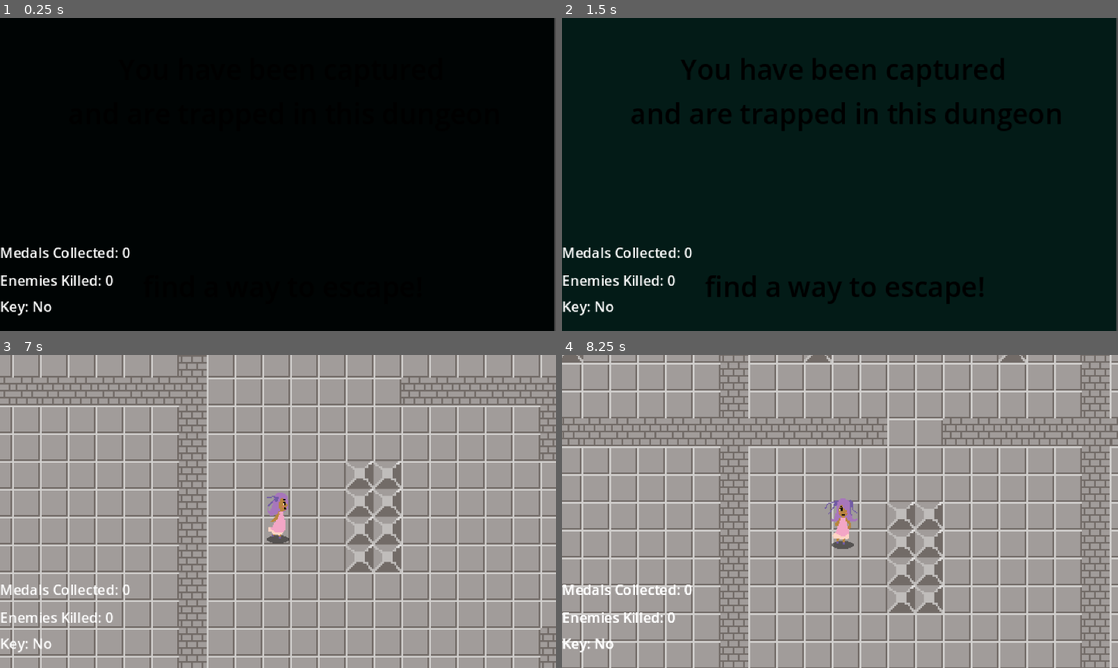
Above: before the commit, frames 1-4 (two rows, left to right).
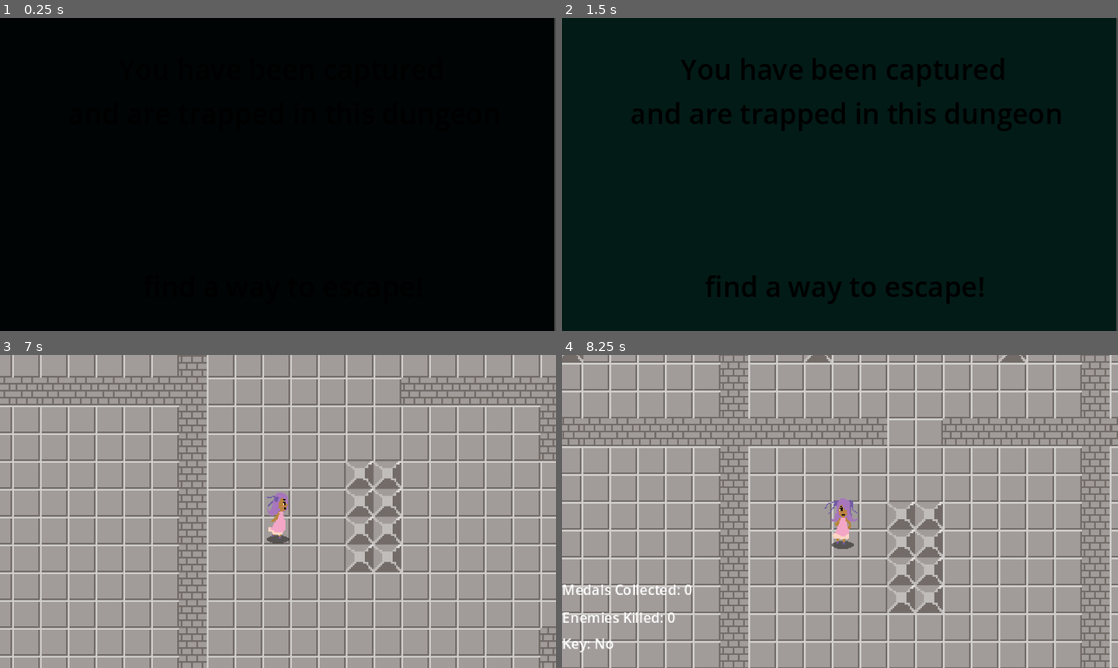
Above: after the commit, the same moments.

Repository: solar-xenon/Zelda-Group-Project
Game: Godot game, scene res://Scenes/intro_cutscene.tscn
The game is run twice, just before and just after one commit, with the same random seed, the same clock (stepped at 60 frames per second) and the same inputs.
Inputs:
- Up to frame 1 (0.25 s): no input
- Up to frame 2 (1.5 s): tap Enter at 0.5 s; hold D (move_right) 0.53-1.28 s; tap J (attack) at 0.6, 1.35 s; tap Space at 1.25 s; hold S (move_down) from 1.28 s (still down)
- Up to frame 3 (7 s): tap Enter at 2, 3.5 s; release S (move_down) at 2.03 s; hold D (move_right) 2.03-2.78 s; tap J (attack) every 0.75 s from 2.1 to 6.6 s; tap Space at 2.75, 4.25 s; hold W (move_up) 2.78-3.53 s; hold A (move_left) 3.53-5.03 s; hold S (move_down) 5.03-5.78 s; hold D (move_right) 5.78-6.53 s; hold W (move_up) from 6.53 s (still down)
- Up to frame 4 (8.25 s): release W (move_up) at 7.28 s; hold D (move_right) 7.28-8.03 s; tap J (attack) at 7.35, 8.1 s; hold S (move_down) from 8.03 s (still down)

The runs differ from the first frame. In frame 1, 0.9% of the frame differs, in the area x 0-24%, y 73-96%; in frame 2, 0.9%; in frame 3, 0.8%; in frame 4, less than 0.1%.

Commit message:
completed transitions/endings. added stairs logic

Diff:
--- a/Scenes/final_door.tscn
+++ b/Scenes/final_door.tscn
@@ -1,11 +1,13 @@
-[gd_scene load_steps=3 format=3 uid="uid://bumyheslt3te6"]
+[gd_scene load_steps=4 format=3 uid="uid://bumyheslt3te6"]
 
+[ext_resource type="Script" uid="uid://cyrdutr7psb0y" path="res://Scripts/final_door.gd" id="1_kdeou"]
 [ext_resource type="Texture2D" uid="uid://d2h61shvw2j5s" path="res://Assets/Final Door.png" id="1_sely0"]
 
 [sub_resource type="RectangleShape2D" id="RectangleShape2D_kdeou"]
 size = Vector2(18, 24)
 
 [node name="FinalDoor" type="Area2D"]
+script = ExtResource("1_kdeou")
 
 [node name="Sprite2D" type="Sprite2D" parent="."]
 texture = ExtResource("1_sely0")
--- a/Scenes/level_2.tscn
+++ b/Scenes/level_2.tscn
@@ -46,7 +46,7 @@
 stretch_mode = 1
 
 [node name="Player" parent="." instance=ExtResource("2_v36qu")]
-position = Vector2(144, 1163)
+position = Vector2(334, 1129)
 
 [node name="Layout" type="Node" parent="."]
 
@@ -1836,6 +1836,7 @@
 
 [node name="Stairs" parent="." instance=ExtResource("5_v36qu")]
 position = Vector2(-64, 976)
+next_level = "res://Scenes/level_3.tscn"
 
 [node name="Medal" parent="." instance=ExtResource("7_055b2")]
 position = Vector2(144, 104)
--- a/Scenes/stairs.tscn
+++ b/Scenes/stairs.tscn
@@ -1,14 +1,18 @@
-[gd_scene load_steps=3 format=3 uid="uid://boasyr0v1gn3o"]
+[gd_scene load_steps=5 format=3 uid="uid://boasyr0v1gn3o"]
 
 [ext_resource type="Texture2D" uid="uid://bwbui7ynq4274" path="res://Assets/Stairs.png" id="1_aiuvb"]
+[ext_resource type="Script" uid="uid://clrhlrsu1h15l" path="res://Scripts/stairs.gd" id="1_qbift"]
+[ext_resource type="PackedScene" uid="uid://dd7uikn8l7l65" path="res://Scenes/transition.tscn" id="2_tl8cb"]
 
 [sub_resource type="RectangleShape2D" id="RectangleShape2D_qbift"]
 size = Vector2(16, 16)
 
 [node name="Stairs" type="Area2D"]
+script = ExtResource("1_qbift")
+transition = ExtResource("2_tl8cb")
+
+[node name="CollisionShape2D" type="CollisionShape2D" parent="."]
+shape = SubResource("RectangleShape2D_qbift")
 
 [node name="Sprite2D" type="Sprite2D" parent="."]
 texture = ExtResource("1_aiuvb")
-
-[node name="CollisionShape2D" type="CollisionShape2D" parent="."]
-shape = SubResource("RectangleShape2D_qbift")
--- a/Scenes/world.tscn
+++ b/Scenes/world.tscn
@@ -2174,6 +2174,7 @@
 
 [node name="Stairs" parent="." instance=ExtResource("6_5ukr8")]
 position = Vector2(-64, -464)
+next_level = "res://Scenes/level_2.tscn"
 
 [node name="Skeleton" parent="." instance=ExtResource("7_o06y3")]
 position = Vector2(152, 254)
--- /dev/null
+++ b/Scripts/final_door.gd
@@ -0,0 +1,12 @@
+extends Area2D
+
+func _ready():
+	body_entered.connect(_on_body_entered)
+
+func _on_body_entered(body):
+	if body.is_in_group("Player"):
+		trigger_endgame()
+
+
+func trigger_endgame():
+	CollectionManager.check_endgame()
--- a/Scripts/hud.gd
+++ b/Scripts/hud.gd
@@ -1,4 +1,14 @@
 extends CanvasLayer
+
+
+func _ready():
+	var scene_path = get_tree().current_scene.scene_file_path
+
+	if "cutscene" in scene_path:
+		visible = false
+	else:
+		visible = true
+
 
 func _process(delta: float) -> void:
 	update_kills()
--- /dev/null
+++ b/Scripts/stairs.gd
@@ -0,0 +1,19 @@
+extends Area2D
+
+@export var next_level: String
+@export var transition: PackedScene
+
+func _ready():
+	body_entered.connect(_on_body_entered)
+
+func _on_body_entered(body):
+	if body.is_in_group("Player"):
+		_start_transition()
+
+
+func _start_transition():
+	var fade = transition.instantiate()
+	get_tree().root.add_child(fade)
+	var anim = fade.get_node("AnimationPlayer")
+	await anim.animation_finished
+	get_tree().change_scene_to_file(next_level)
--- a/project.godot
+++ b/project.godot
@@ -27,6 +27,10 @@
 window/size/window_width_override=1280
 window/size/window_height_override=720
 window/stretch/mode="canvas_items"
+
+[global_group]
+
+Player=""
 
 [input]
 
Not shown, added: Scripts/final_door.gd.uid
Not shown, added: Scripts/stairs.gd.uid
